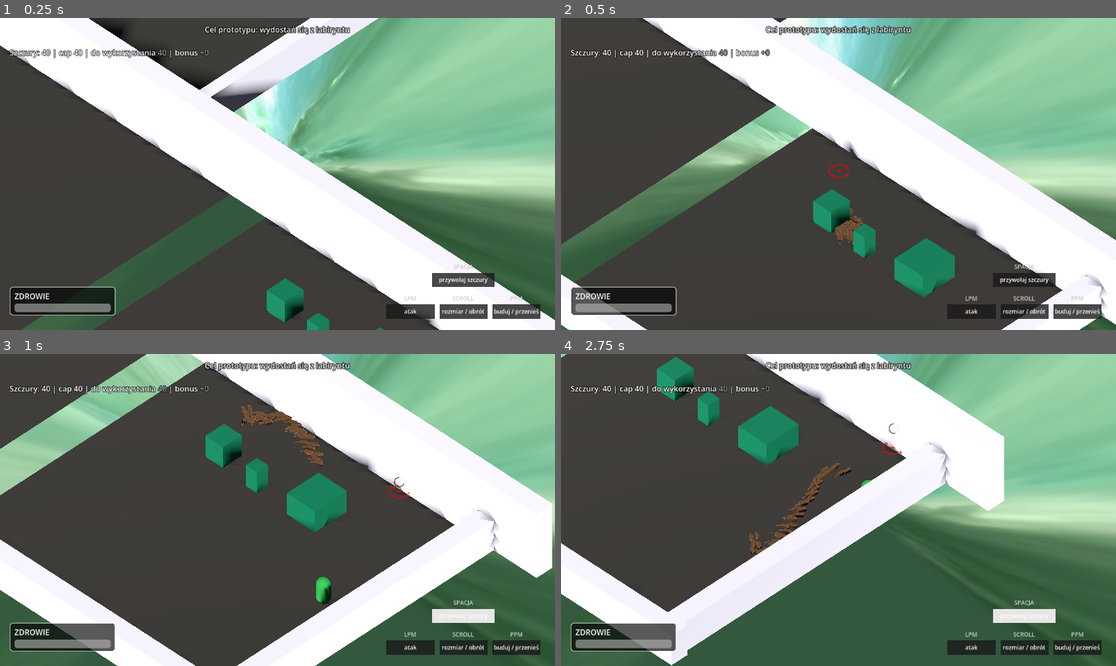
Above: before the commit, frames 1-4 (two rows, left to right).
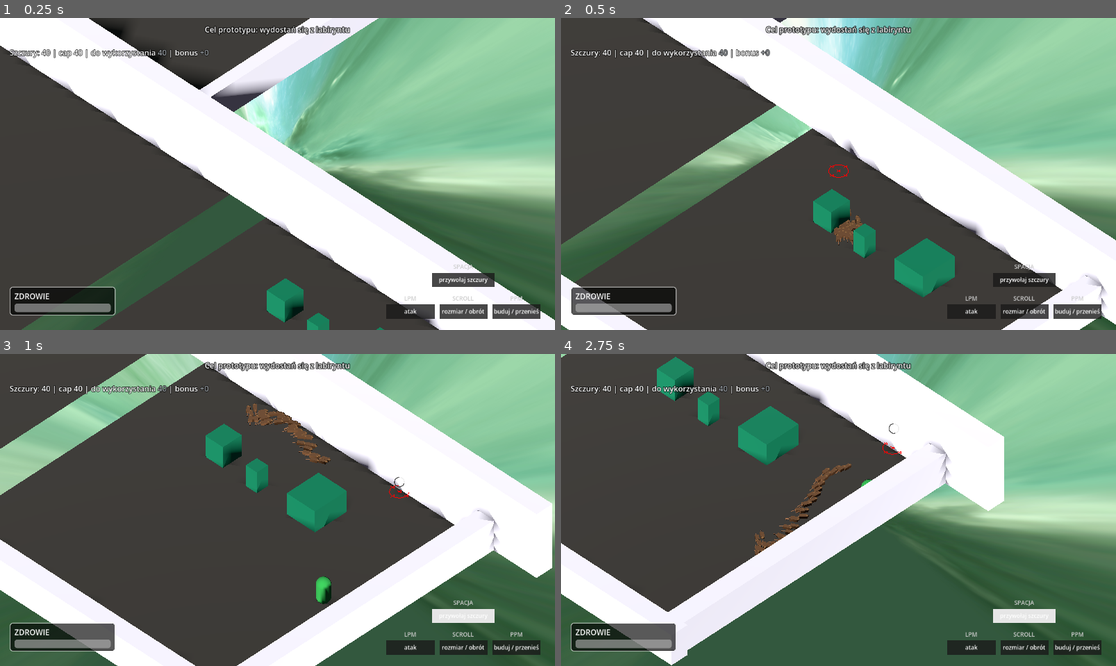
Above: after the commit, the same moments.

Repository: VirtuaIL/ZTGK-Prototyp
Game: Godot game, scene res://scenes/main.tscn
Same seed, same stepped clock (60 frames per second), same inputs: the game is played once before the commit and once after it.
Inputs (mouse positions are in pixels of both pictures, inside the frame that each line leads up to):
- Up to frame 1 (0.25 s): no input
- Up to frame 2 (0.5 s): no input
- Up to frame 3 (1 s): tap Enter at 0.5 s; move the mouse to (399, 494) at 0.52 s; hold D (move_right) from 0.53 s (still down); hold Space (recall_rats) from 0.53 s (still down); click (399, 494) at 0.67 s
- Up to frame 4 (2.75 s): release D (move_right) at 1.25 s; release Space (recall_rats) at 1.25 s; drag from (727, 525) to (810, 572) at 1.27 s; move the mouse to (894, 441) at 2.02 s; hold D (move_right) from 2.03 s (still down); hold Space (recall_rats) from 2.03 s (still down); click (894, 441) at 2.17 s

Frame 1 is identical in both runs. In frame 2, 0.1% of the frame differs, in the area x 49-55%, y 60-73%; in frame 3, 0.4%; in frame 4, 0.6%, in the area x 33-53%, y 34-65%.

Commit message:
fix: speed of draging the object making it imdependable from cursor distance

Diff:
--- a/scripts/rat_manager.gd
+++ b/scripts/rat_manager.gd
@@ -96,6 +96,8 @@
 var rmb_press_screen_pos: Vector2 = Vector2.ZERO
 
 @export var box_drag_lerp_factor: float = 0.012
+@export var box_drag_speed: float = 4.0
+@export var box_drag_max_radius: float = 4.0
 @export var carrier_min_count: int = 1
 @export var carrier_drag_speed_min_mult: float = 0.08
 @export var carrier_drag_speed_max_mult: float = 0.5
@@ -389,7 +391,7 @@
 		if _lmb_is_object_drag:
 			# Object dragging via LMB
 			if grabbed_object:
-				_process_object_drag()
+				_process_object_drag(delta)
 		else:
 			# Build drawing
 			if not is_dragging_left:
@@ -1736,7 +1738,7 @@
 		grabbed_object.set("is_surrounded", true)
 
 
-func _process_object_drag() -> void:
+func _process_object_drag(delta: float) -> void:
 	if grabbed_object == null:
 		return
 
@@ -1756,8 +1758,12 @@
 			return
 		target_pos = fallback
 
-	var new_pos: Vector3 = current_pos.lerp(target_pos, box_drag_lerp_factor)
-	grabbed_object.global_position = new_pos
+	var to_cursor := target_pos - current_pos
+	if to_cursor.length() > box_drag_max_radius:
+		target_pos = current_pos + to_cursor.normalized() * box_drag_max_radius
+
+	var step: float = max(0.0, box_drag_speed) * delta
+	grabbed_object.global_position = current_pos.move_toward(target_pos, step)
 
 
 func _get_brush_ratio(value: float, min_v: float, max_v: float) -> float:
